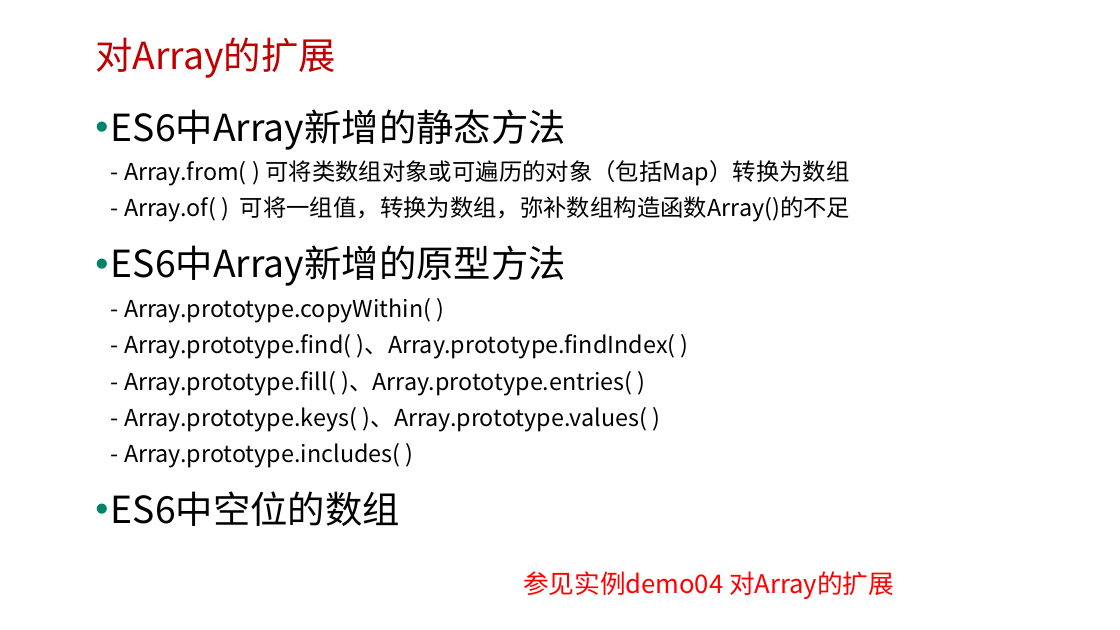
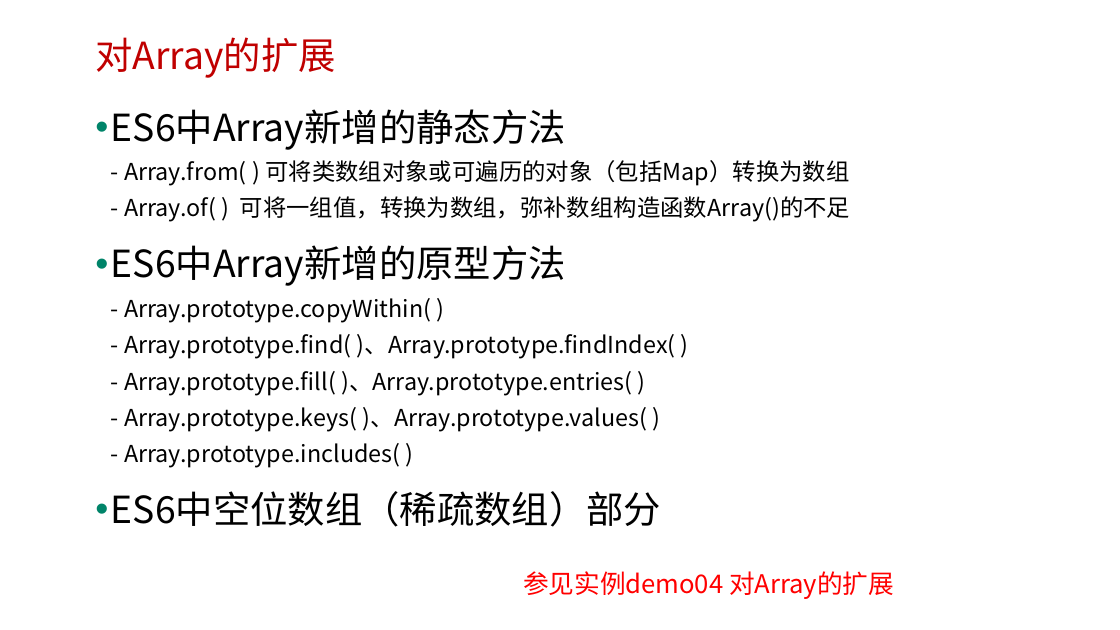
Before and after one commit to edu2act/course-javascript-advanced, a slide deck: slide 9 of 课程PPT/14.ECMAScript 6 二.pptx. Drawn at 1120x630 pixels with LibreOffice and Linux fonts; fonts in the diff are those of the drawing; background and template pictures are left out. Boxes give left, top, right and bottom in pixels: in the first picture for what was removed or moved away, otherwise in the second. Text is boxed around its words. In the diff, an @@ line names an element or a change of style, - is before the commit and + after.

```diff
--- a/课程PPT/14.ECMAScript 6 二.pptx
+++ b/课程PPT/14.ECMAScript 6 二.pptx
@@ text at [111,491,662,527]: text changed @@
-• ES6中空位的数组
+• ES6中空位数组（稀疏数组）部分
```
Also in this commit, not shown: 4 other slides changed, 10 other files.
